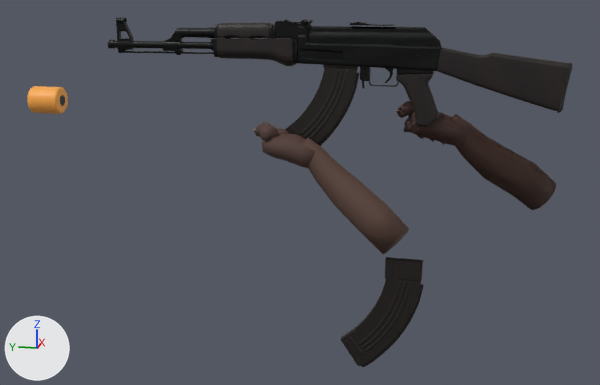
The glTF model client/public/assets/weapons/atlas.glb as it was, and as the next commit left it.
The view is the same before and after, from a camera (50 mm lens) standing at (-2.06, 0.061, 0.282) and looking at (-0.01, 0.471, -0.23). Arrows for +X, +Y and +Z are at lower left; the lights stay in place. The first picture is the older version. Where no turn or scale is listed for an object, it has been applied to the vertices. Vertices at exactly the same position are counted once.

Names of what the first picture shows: 'AIRSOFT_ORANGE_TIP_07 - fitted protective orange guard', 'AUTHORED ak47 FurnitureGeometry', 'AUTHORED ak47 MagazineGeometry', 'AUTHORED ak47 ReceiverGeometry', 'AUTHORED ak47 SpareMagazineGeometry', 'AUTHORED ak47 StockWoodGeometry', 'AUTHORED ak47 WeaponBodyGeometry', 'Orange tip / black inset bore', 'atlas ONE_HAND RIGHT bare anatomical forearm', 'atlas TWO_HAND LEFT bare anatomical forearm', 'atlas TWO_HAND LEFT cupped sculpted palm', 'atlas TWO_HAND LEFT opposable thumb', 'atlas TWO_HAND LEFT thenar mound', 'atlas TWO_HAND RIGHT cupped sculpted palm', 'atlas TWO_HAND RIGHT finger 1 articulated', 'atlas TWO_HAND RIGHT opposable thumb' and 4 more.
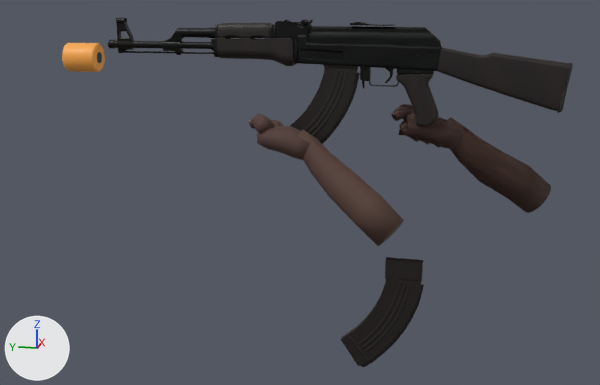
The newer file is also turned or shifted as a whole; pictures and numbers use the older file's frame.

Where the change shows, as pixel boxes [x1, y1, x2, y2] in the pictures (600 x 385 px):
'atlas TWO_HAND LEFT bare anatomical forearm', moved: before [303, 138, 409, 254]; after [297, 129, 404, 246]
'atlas ONE_HAND RIGHT bare anatomical forearm', moved (not visible afterwards): before [453, 114, 556, 210]
'atlas TWO_HAND RIGHT bare anatomical forearm', moved (not visible before): after [447, 117, 551, 213]
'AIRSOFT_ORANGE_TIP_07 - fitted protective orange guard', moved: before [27, 86, 68, 114]; after [62, 43, 105, 72]
'atlas TWO_HAND LEFT cupped sculpted palm', moved: before [263, 134, 322, 168]; after [257, 126, 310, 160]
'atlas TWO_HAND RIGHT cupped sculpted palm', moved: before [411, 112, 468, 146]; after [406, 117, 462, 149]
'atlas TWO_HAND LEFT opposable thumb', moved: before [254, 122, 279, 142]; after [249, 114, 274, 134]
'atlas TWO_HAND RIGHT opposable thumb', moved: before [397, 101, 414, 118]; after [392, 104, 414, 121]
'atlas TWO_HAND RIGHT finger 1 articulated', moved: before [404, 117, 412, 132]; after [399, 120, 408, 136]
'atlas TWO_HAND LEFT thenar mound', moved (mostly hidden): before [276, 128, 289, 134]; after [271, 120, 284, 126]
'Orange tip / black inset bore', moved: before [60, 95, 65, 106]; after [97, 52, 102, 63]

What changed in the scene script:
```text
Change me_atlas_one_hand_right_bare_anatomical_forearm:
    remove me_atlas_one_hand_right_bare_anatomical_forearm.from_pydata(...)  # 168 vertices, 332 faces; spans x 0.024..0.21, y -0.181..0.119, z -0.289..-0.024
    add me_atlas_one_hand_right_bare_anatomical_forearm.from_pydata(...)  # 168 vertices, 332 faces; spans x 0.024..0.21, y -0.168..0.132, z -0.297..-0.032
    me_atlas_one_hand_right_bare_anatomical_forearm part 1: the whole mesh is moved by (0.0, 0.013, -0.008)
Change me_atlas_two_hand_left_bare_anatomical_forearm:
    remove me_atlas_two_hand_left_bare_anatomical_forearm.from_pydata(...)  # 168 vertices, 332 faces; spans x -0.186..-0.015, y 0.18..0.476, z -0.34..-0.08
    add me_atlas_two_hand_left_bare_anatomical_forearm.from_pydata(...)  # 168 vertices, 332 faces; spans x -0.186..-0.015, y 0.193..0.489, z -0.32..-0.06
    me_atlas_two_hand_left_bare_anatomical_forearm part 2: the whole mesh is moved by (0.0, 0.013, 0.02)
Change me_atlas_two_hand_left_cupped_sculpted_palm:
    remove me_atlas_two_hand_left_cupped_sculpted_palm.from_pydata(...)  # 140 vertices, 276 faces; spans x -0.0792..0.0103, y 0.4118..0.5563, z -0.1606..-0.0738
    add me_atlas_two_hand_left_cupped_sculpted_palm.from_pydata(...)  # 140 vertices, 276 faces; spans x -0.0792..0.0103, y 0.4251..0.5695, z -0.1401..-0.0533
    me_atlas_two_hand_left_cupped_sculpted_palm part 3: the whole mesh is moved by (0.0, 0.0132, 0.0205)
Change me_atlas_two_hand_left_opposable_thumb:
    remove me_atlas_two_hand_left_opposable_thumb.from_pydata(...)  # 100 vertices, 196 faces; spans x -0.0705..-0.0027, y 0.5173..0.5883, z -0.0982..-0.0466
    add me_atlas_two_hand_left_opposable_thumb.from_pydata(...)  # 100 vertices, 196 faces; spans x -0.0705..-0.0027, y 0.5305..0.6015, z -0.0777..-0.0262
    me_atlas_two_hand_left_opposable_thumb part 4: the whole mesh is moved by (0.0, 0.0132, 0.0205)
Change me_sphere_020:
    remove me_sphere_020.from_pydata(...)  # 362 vertices, 720 faces; spans x -0.023..0.023, y -0.03..0.03, z -0.025..0.025
    add me_sphere_020.from_pydata(...)  # 362 vertices, 720 faces; spans x -0.023..0.023, y -0.0168..0.0432, z -0.0045..0.0455
    me_sphere_020 part 5: the whole mesh is moved by (0.0, 0.0132, 0.0205)
Change me_atlas_two_hand_right_bare_anatomical_forearm:
    remove me_atlas_two_hand_right_bare_anatomical_forearm.from_pydata(...)  # 168 vertices, 332 faces; spans x 0.024..0.21, y -0.181..0.119, z -0.289..-0.024
    add me_atlas_two_hand_right_bare_anatomical_forearm.from_pydata(...)  # 168 vertices, 332 faces; spans x 0.024..0.21, y -0.168..0.132, z -0.297..-0.032
    me_atlas_two_hand_right_bare_anatomical_forearm part 6: the whole mesh is moved by (0.0, 0.013, -0.008)
Change me_atlas_two_hand_right_cupped_sculpted_palm:
    remove me_atlas_two_hand_right_cupped_sculpted_palm.from_pydata(...)  # 140 vertices, 276 faces; spans x 0.0003..0.0899, y 0.0535..0.1979, z -0.1063..-0.0195
    add me_atlas_two_hand_right_cupped_sculpted_palm.from_pydata(...)  # 140 vertices, 276 faces; spans x 0.0003..0.0898, y 0.0661..0.2106, z -0.1146..-0.0278
    me_atlas_two_hand_right_cupped_sculpted_palm part 7: the whole mesh is moved by (-0.0001, 0.0126, -0.0083)
Change me_atlas_two_hand_right_finger_1_articulated:
    remove me_atlas_two_hand_right_finger_1_articulated.from_pydata(...)  # 96 vertices, 188 faces; spans x 0.0115..0.0576, y 0.1747..0.2112, z -0.07..-0.0291
    add me_atlas_two_hand_right_finger_1_articulated.from_pydata(...)  # 96 vertices, 188 faces; spans x 0.0115..0.0575, y 0.1874..0.2239, z -0.0783..-0.0374
    me_atlas_two_hand_right_finger_1_articulated part 8: the whole mesh is moved by (-0.0001, 0.0126, -0.0083)
Change me_atlas_two_hand_right_opposable_thumb:
    remove me_atlas_two_hand_right_opposable_thumb.from_pydata(...)  # 100 vertices, 196 faces; spans x 0.0084..0.0812, y 0.1589..0.2306, z -0.0439..0.0077
    add me_atlas_two_hand_right_opposable_thumb.from_pydata(...)  # 100 vertices, 196 faces; spans x 0.0084..0.0811, y 0.1715..0.2433, z -0.0523..-0.0007
    me_atlas_two_hand_right_opposable_thumb part 9: the whole mesh is moved by (-0.0001, 0.0126, -0.0083)
Change ob_airsoft_orange_tip_07___fitted_protective_orange_guard:
    ob_airsoft_orange_tip_07___fitted_protective_orange_guard.location: (0.0, 1.165, -0.01) -> (-0.092, 1.009, 0.113)
Change ob_orange_tip___black_inset_bore:
    ob_orange_tip___black_inset_bore.location: (0.0, 1.166, -0.01) -> (-0.092, 1.01, 0.113)
```
